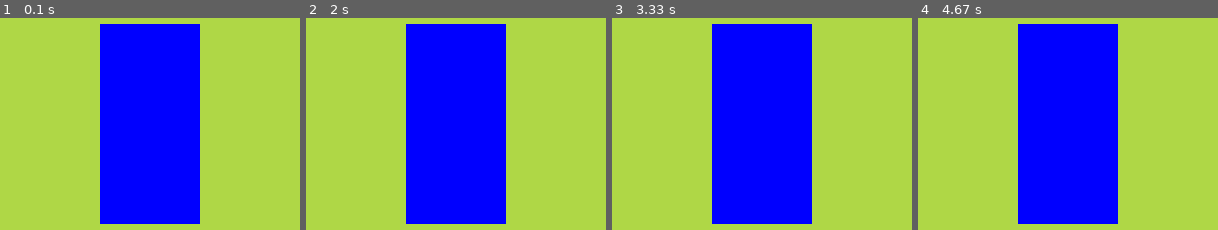
Above: before the commit, frames 1-4 (left to right).
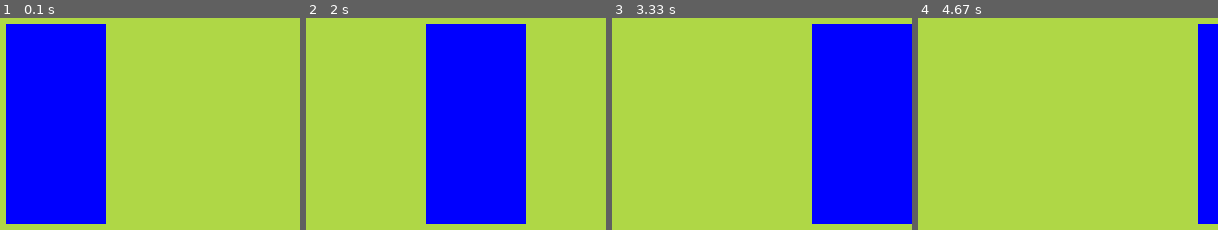
Above: after the commit, the same moments.

Repository: Nikita-prog-art/snake-pygame
Game: pygame game, started from main.py
Two runs of this game, one before a commit and one after it. Both use one fixed random seed, a clock stepped at 60 frames per second and the inputs below.
Inputs:
- Up to frame 1 (0.1 s): no input
- Up to frame 2 (2 s): no input
- Up to frame 3 (3.33 s): no input
- Up to frame 4 (4.67 s): no input

The runs differ from the first frame. In frame 1, 59% of the frame differs, in the area x 2-67%, y 2-98%; in frame 2, 13%; in frame 3, 63%, in the area x 33-100%, y 2-98%; in frame 4, 38%.

Commit message:
end drawing at pygame

Diff:
--- a/main.py
+++ b/main.py
@@ -5,6 +5,7 @@
 clock = pygame.time.Clock()
 test_surface = pygame.Surface((100, 200))
 test_surface.fill('blue')
+test_rect = test_surface.get_rect(topright = (200 ,250))
 grassColor = (175, 215, 70)
 gameRunning = True
 
@@ -13,7 +14,8 @@
         if event.type == pygame.QUIT:
             gameRunning = False
     screen.fill(grassColor)
-    screen.blit(test_surface, (200, 250))
+    test_rect.right += 1
+    screen.blit(test_surface, test_rect)
     pygame.display.update()
     clock.tick(60)
 
